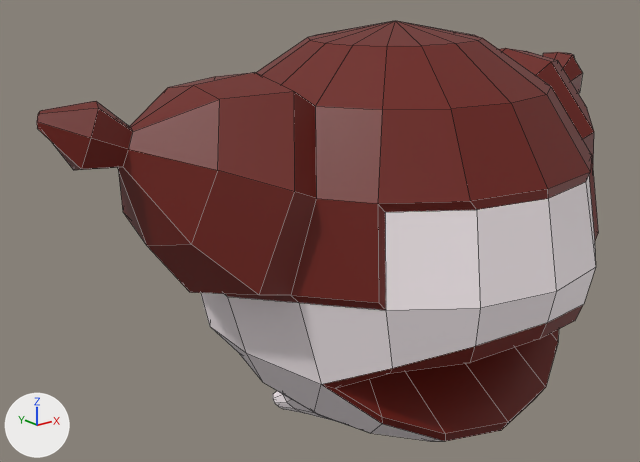
A saved change to the FBX model Assets/_JAM/MESHES/ghost.fbx.
Camera for both pictures: a 50 mm camera at (-2.91, -3.07, 1.34) aimed at (-0.26, 0.24, 0.01). Lighting does not change. The marker at lower left points along +X, +Y and +Z. Mesh edges are drawn as thin lines. Where no turn or scale is listed for an object, it has been applied to the vertices.

Before the edit, the objects in view are built like this:
```python
mat_material_001 = principled_material('Material.001')
mat_material_001.base_color = (0.152, 0.00774, 0.00232)  # dark red #6d1508
mat_material_002 = principled_material('Material.002')
mat_material_002.base_color = (1.0, 0.907, 0.934)  # white #fff4f7
me_sphere_001 = bpy.data.meshes.new('Sphere.001')
me_sphere_001.from_pydata(...)  # 288 vertices, 296 faces; spans x -1.67..1.67, y -1.0..1.05, z -1.13..1.04
# faces by material slot: [188, 108]
me_sphere_001.materials.append(mat_material_001)  # dark red #6d1508
me_sphere_001.materials.append(mat_material_002)  # white #fff4f7
ob_sphere = bpy.data.objects.new('Sphere', me_sphere_001)
ob_sphere.location = (0.0, 0.0, 0.0)
```
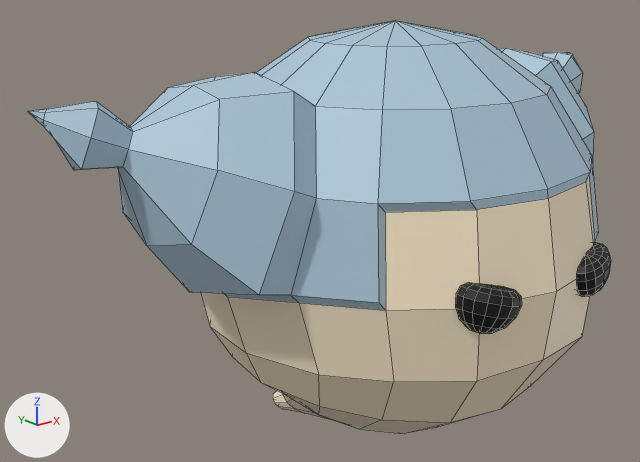
Commit message: Update ghost model

Pixel boxes (x1, y1, x2, y2) of what changed, in the pictures (640 x 462 px; the box of a moved part takes in the faces that stretch with it):
```json
{"object": "Sphere", "change": "recoloured, reshaped", "before": [37, 21, 598, 441], "after": [28, 21, 611, 434]}
{"part": 1, "of": "me_sphere_001", "change": "added", "after": [576, 242, 611, 296]}
{"part": 2, "of": "me_sphere_001", "change": "added", "after": [455, 283, 522, 334], "on screen": "black"}
{"part": 3, "of": "me_sphere_001", "change": "cut back", "before": [228, 267, 596, 441], "after": [228, 279, 590, 423]}
{"part": 4, "of": "me_sphere_001", "change": "moved or reshaped", "before": [37, 101, 98, 170], "after": [28, 101, 98, 170]}
```

Edits to the scene script, one JSON object a line:
```json
{"op": "set", "path": "mat_material_001.base_color", "old": "(0.152, 0.00774, 0.00232)", "new": "(0.413, 0.571, 0.686)", "note": "dark red #6d1508 -> blue #acc7d8"}
{"op": "set", "path": "mat_material_002.base_color", "old": "(1.0, 0.907, 0.934)", "new": "(1.0, 0.858, 0.622)", "note": "white #fff4f7 -> beige #ffeecf"}
{"op": "add", "block": "mat_material_003", "code": ["mat_material_003 = principled_material('Material.003')", "mat_material_003.base_color = (0.0, 0.0, 0.0)  # black #000000"]}
{"block": "me_sphere_001", "where": "# used by ob_sphere; location = (0.0, 0.0, 0.0)"}
{"op": "remove", "block": "me_sphere_001", "code": "me_sphere_001.from_pydata(...)  # 288 vertices, 296 faces; spans x -1.67..1.67, y -1.0..1.05, z -1.13..1.04"}
{"op": "add", "block": "me_sphere_001", "code": "me_sphere_001.from_pydata(...)  # 494 vertices, 536 faces; spans x -1.67..1.67, y -1.02..1.05, z -1.13..1.04"}
{"block": "me_sphere_001", "change": "me_sphere_001 part 1: a new loose piece of 114 vertices spanning x 0.19..0.47, y -1.02..-0.81, z -0.12..0.1, in mat_material_003 (black #000000)"}
{"block": "me_sphere_001", "change": "me_sphere_001 part 2: a new loose piece of 114 vertices spanning x -0.47..-0.19, y -1.02..-0.81, z -0.12..0.1, in mat_material_003 (black #000000)"}
{"block": "me_sphere_001", "change": "me_sphere_001 part 3"}
{"block": "me_sphere_001", "change": "24 vertices are removed from x -0.8..0.8, y -0.94..-0.4, z -0.75..-0.23"}
{"block": "me_sphere_001", "change": "36 faces are deleted"}
{"block": "me_sphere_001", "change": "21 vertices move from x -0.73..0.73, y -0.97..0.85, z -0.84..-0.15 to x -0.78..0.78, y -0.96..0.86, z -0.65..-0.33"}
{"block": "me_sphere_001", "change": "2 vertices are added at (0.81, -0.44, -0.35), (-0.81, -0.44, -0.35)"}
{"block": "me_sphere_001", "change": "12 new faces join them, mat_material_002 (beige #ffeecf)"}
{"block": "me_sphere_001", "change": "me_sphere_001 part 4"}
{"block": "me_sphere_001", "change": "5 vertices are removed from x -1.66..-1.62, y 0.2..0.25, z 0.7..0.77"}
{"block": "me_sphere_001", "change": "12 faces are deleted"}
{"block": "me_sphere_001", "change": "4 vertices move from x -1.67..-1.62, y 0.2..0.24, z 0.7..0.76 to x -1.64..-1.6, y 0.19..0.23, z 0.7..0.77"}
{"block": "me_sphere_001", "change": "5 vertices are added at (-1.61, 0.22, 0.77), (-1.6, 0.24, 0.72), (-1.64, 0.19, 0.76), (-1.64, 0.2, 0.71), (-1.67, 0.27, 0.76)"}
{"block": "me_sphere_001", "change": "16 new faces join them, mat_material_001 (blue #acc7d8)"}
{"op": "add", "block": "me_sphere_001", "code": "me_sphere_001.materials.append(mat_material_003)  # black #000000"}
```
